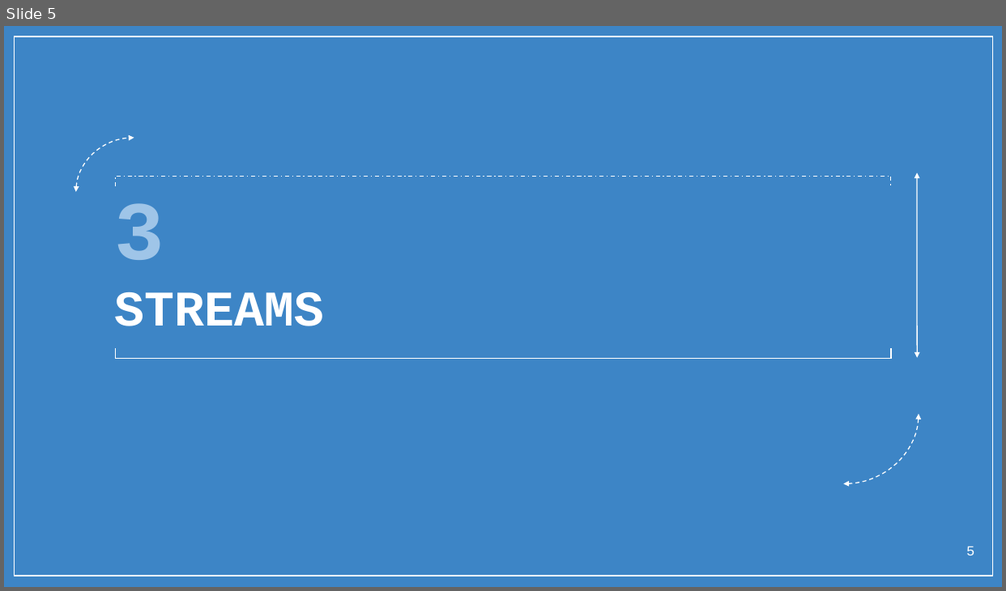
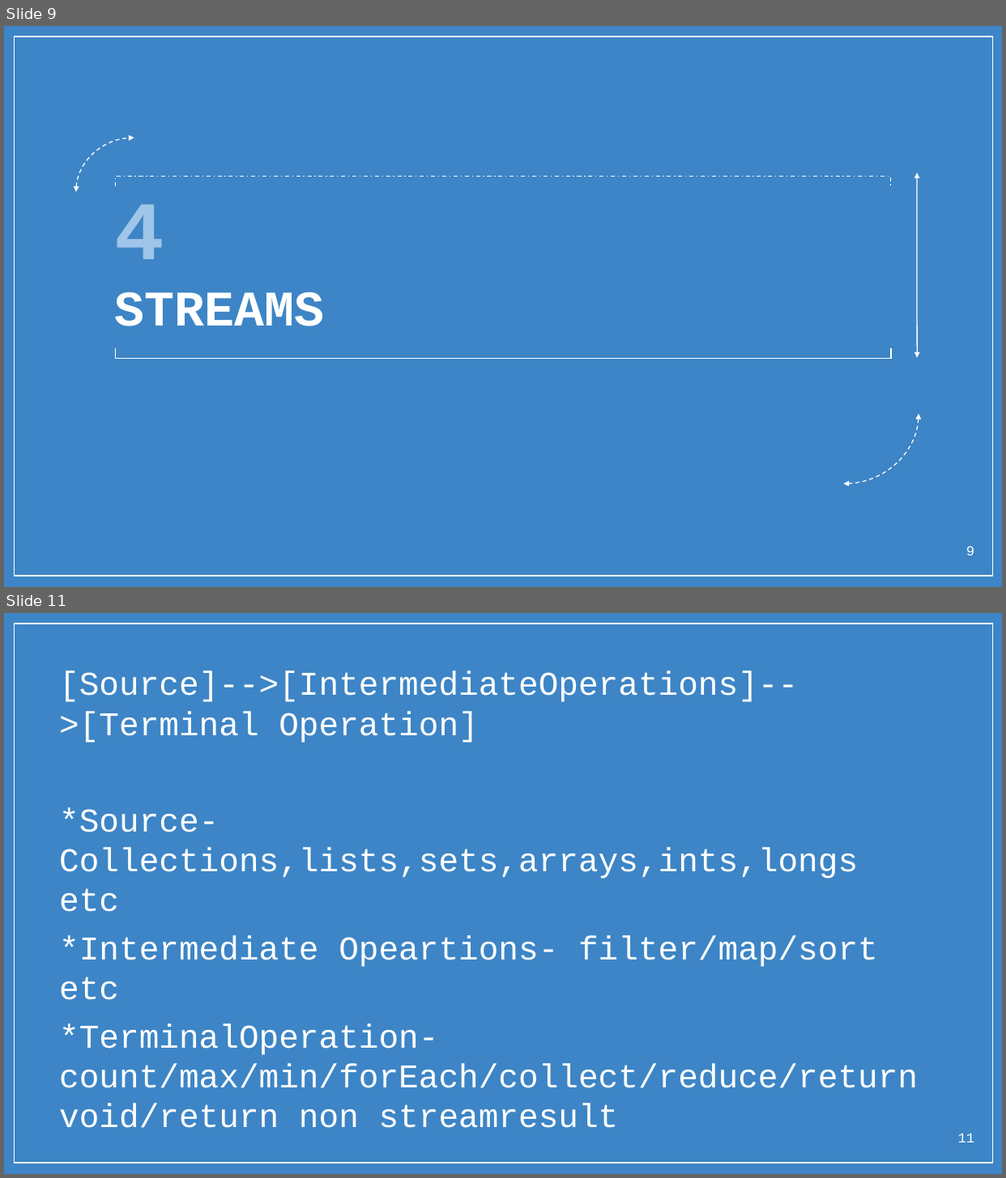
Before and after one commit to ghousek1/trashcan, a slide deck: Java8Features.pptx. Shown one above the other, each under a label of ours: slide 5 before the commit, slides 9 and 11 after it; the slides between them are not shown. The pictures are 1006x591 and 1006x1178 pixels, drawn with LibreOffice and Linux fonts; fonts in the diff are those of the drawing; background and template pictures are left out. Boxes give left, top, right and bottom in pixels: in the first picture for what was removed or moved away, otherwise in the second. Text is boxed around its words. In the diff, an @@ line names an element or a change of style, - is before the commit and + after.

```diff
--- a/Java8Features.pptx
+++ b/Java8Features.pptx
@@ slide 11 added at (4, 613, 1002, 1174), background picture (left out); not listed: 1 template element that a slide beside it also shows @@
@@ text added at (59, 671, 918, 1128), 24 pt, text #FFFFFF @@
+[Source]-->[IntermediateOperations]-->[Terminal Operation]
+*Source- Collections,lists,sets,arrays,ints,longs etc
+*Intermediate Opeartions- filter/map/sort etc
+*TerminalOperation- count/max/min/forEach/collect/reduce/return void/return non streamresult
@@ page number added at (958, 1133, 974, 1143), 10 pt, text #FFFFFF @@
+11
@@ what was slide 5 is now slide 9 @@
@@ slide 9 changed as well @@
@@ text at (114, 204, 324, 327): text changed @@
-3
-STREAMS
+4
+STREAMS
@@ page number at (966, 546, 974, 556): text changed @@
-5
+9
```
Also in this commit, not shown: 5 other slides changed, 6 other slides added, 3 slides removed.
